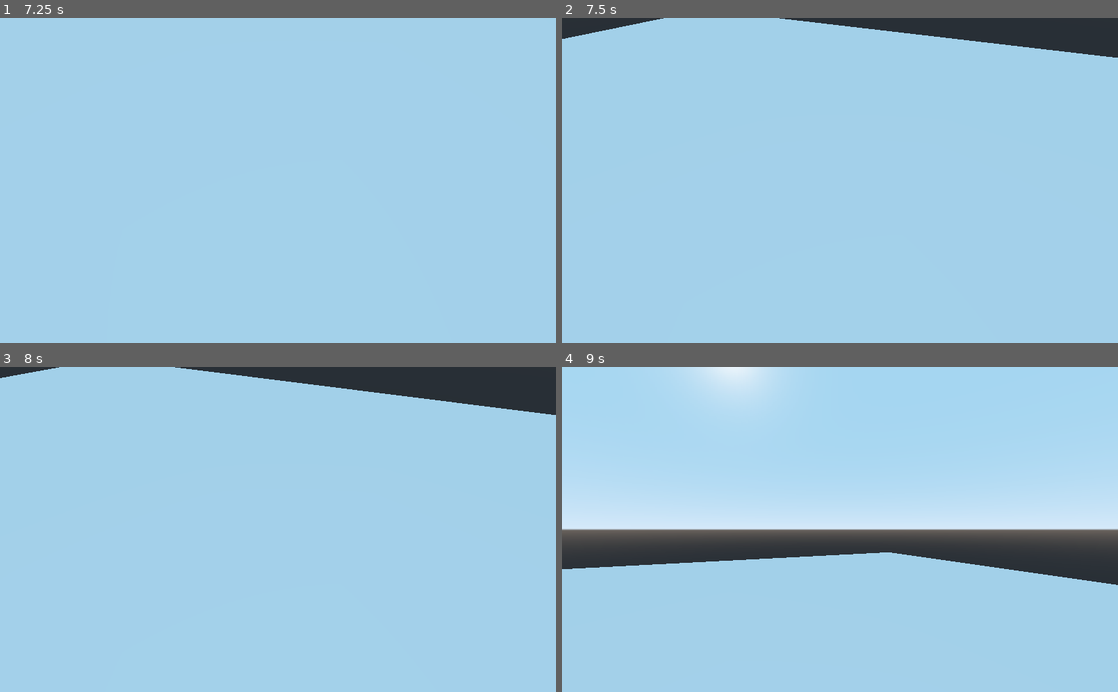
Above: before the commit, frames 1-4 (two rows, left to right).
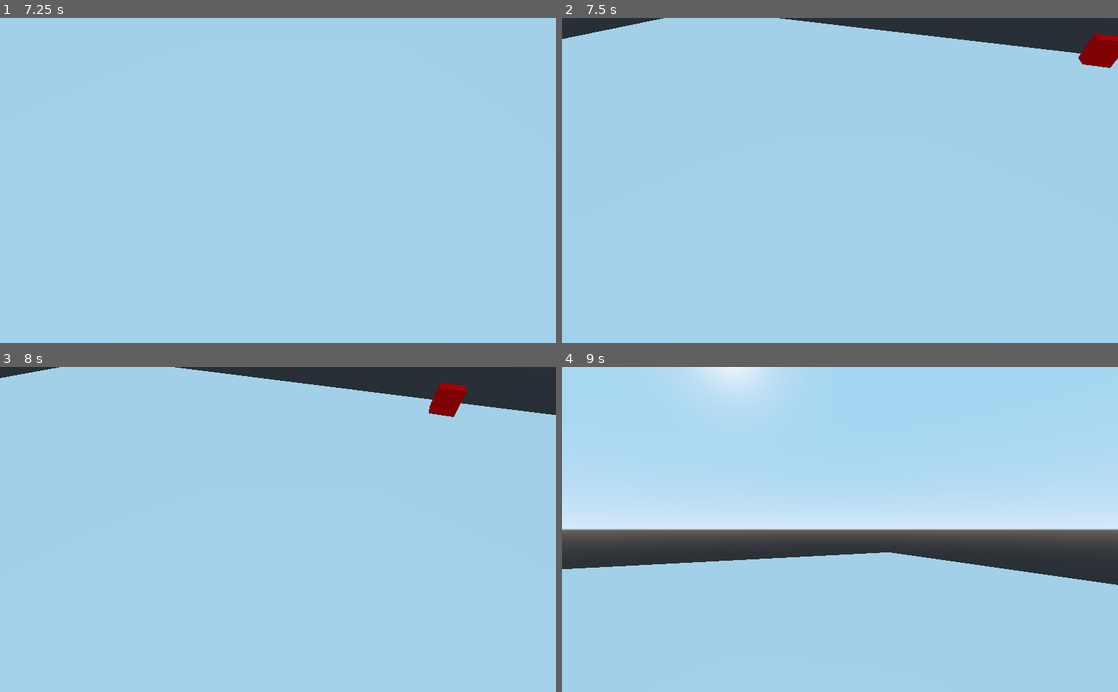
Above: after the commit, the same moments.

Repository: Xwilarg/EscapeTheCrunch
Game: Godot game, scene res://Resources/Scenes/FPSController.tscn
Two runs of this game, one before a commit and one after it. Both use one fixed random seed, a clock stepped at 60 frames per second and the inputs below.
Inputs (mouse positions are in pixels of both pictures, inside the frame that each line leads up to):
- Up to frame 1 (7.25 s): tap Enter at 0.5, 2.75, 6.5 s; move the mouse to (250, 245) at 0.52 s; hold W (move_forward) 0.53-2.03 s; tap Space at 1.25, 4.25 s; move the mouse to (444, 229) at 1.27 s; move the mouse to (111, 131) at 2.02 s; hold A (move_left) 2.03-3.53 s; move the mouse to (305, 180) at 2.77 s; move the mouse to (194, 99) at 3.52 s; hold S (move_back) 3.53-4.28 s; move the mouse to (400, 164) at 4.27 s; hold D (move_right) 4.28-5.03 s; move the mouse to (166, 196) at 5.02 s; hold W (move_forward) 5.03-5.78 s; move the mouse to (333, 109) at 5.77 s; hold D (move_right) from 5.78 s (still down); move the mouse to (250, 245) at 6.52 s
- Up to frame 2 (7.5 s): keep holding D (move_right); tap Space at 7.25 s; move the mouse to (1006, 229) at 7.27 s
- Up to frame 3 (8 s): keep holding D (move_right)
- Up to frame 4 (9 s): move the mouse to (673, 480) at 8.02 s; release D (move_right) at 8.03 s; hold S (move_back) 8.03-8.78 s; move the mouse to (867, 529) at 8.77 s; hold A (move_left) from 8.78 s (still down)

Frame 1 is identical in both runs. In frame 2, 0.6% of the frame differs, in the area x 92-100%, y 4-16%; in frame 3, 0.5%; in frame 4, nothing differs.

Commit message:
Update GameManager.gd

Diff:
--- a/Resources/Scenes/GameManager.gd
+++ b/Resources/Scenes/GameManager.gd
@@ -15,3 +15,4 @@
 		instance.setId(nb)
 		instance.translation = nodes[nb].translation
 		indexes.erase(nb)
+		self.add_child(instance);
